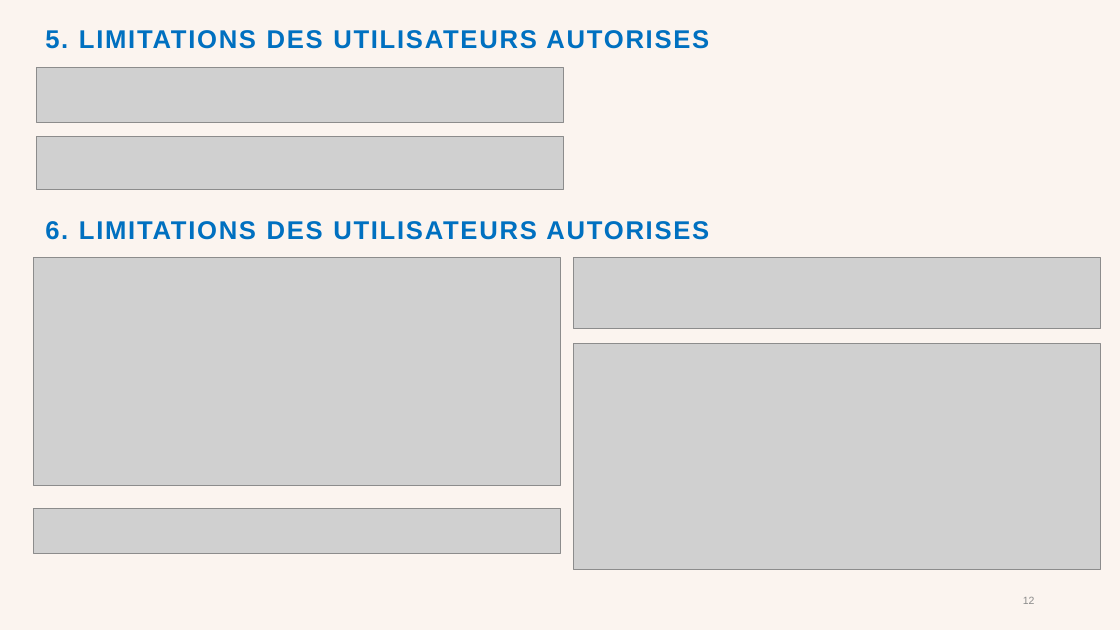
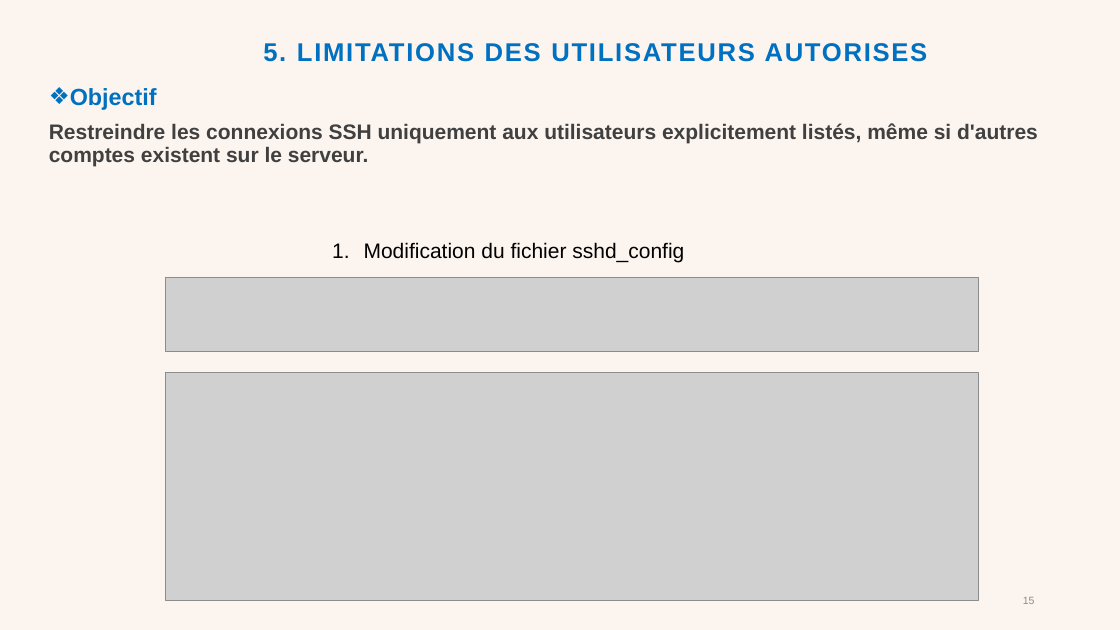
Before and after one commit to Christyy2/Projet-Final-ASI, a slide deck: slide 15 of Présentation-ASI.pptx (slide 12 before the commit). Drawn at 1120x630 pixels with LibreOffice and Linux fonts; fonts in the diff are those of the drawing; grey boxes stand for pictures; background and template pictures are left out. Boxes give left, top, right and bottom in pixels: in the first picture for what was removed or moved away, otherwise in the second. Text is boxed around its words. In the diff, an @@ line names an element or a change of style, - is before the commit and + after.

Commit message:
Modification+

```diff
--- a/Présentation-ASI.pptx
+++ b/Présentation-ASI.pptx
@@ text "5. LIMITATIONS DES UTILISATEURS AUTORISES": place and size @@
-text "5. LIMITATIONS DES UTILISATEURS AUTORISES" at box(45, 30, 709, 49)
+text "5. LIMITATIONS DES UTILISATEURS AUTORISES" at box(263, 43, 928, 62)
@@ text "5. LIMITATIONS DES UTILISATEURS AUTORISES" at box(263, 43, 928, 62): alignment left to centre @@
@@ text added at box(49, 88, 1038, 167), 18 pt, text #404040, bold @@
+❖ Objectif
+Restreindre les connexions SSH uniquement aux utilisateurs explicitement listés, même si d'autres comptes existent sur le serveur.
@@ picture removed at box(37, 136, 564, 190) @@
@@ text removed at box(45, 221, 709, 240) @@
-6. LIMITATIONS DES UTILISATEURS AUTORISES
@@ text added at box(364, 242, 684, 263), 18 pt, text #000000 @@
+1. Modification du fichier sshd_config
@@ picture removed at box(574, 258, 1101, 329) @@
@@ picture: place and size @@
-picture at box(37, 67, 564, 122)
+picture at box(166, 277, 980, 351)
@@ picture removed at box(574, 344, 1101, 569) @@
@@ picture: place and size @@
-picture at box(34, 258, 560, 486)
+picture at box(166, 373, 980, 601)
@@ picture removed at box(34, 508, 560, 553) @@
```
Also in this commit, not shown: 8 other slides changed, 6 slides added, 1 slide removed.
